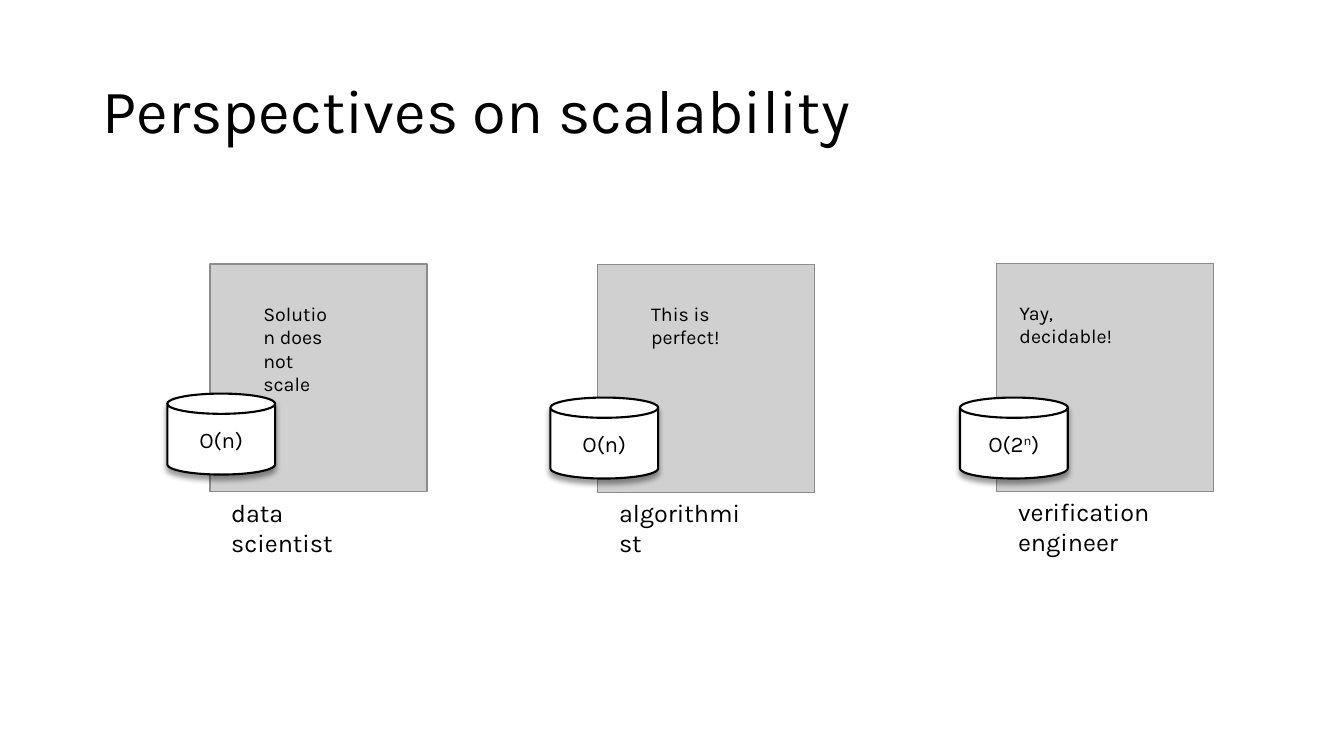
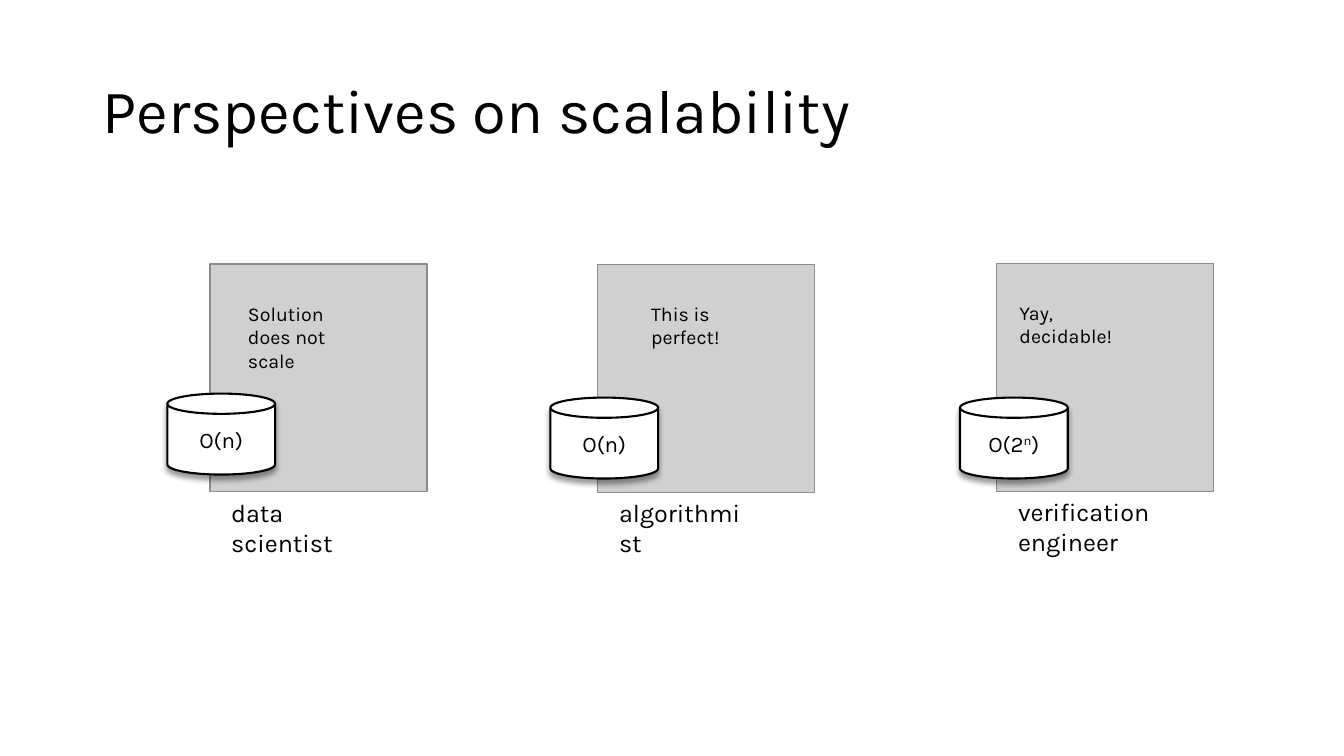
Before and after one commit to sayanmitracode/cpsbooksite, a slide deck: slide 18 of Slides/2025/L2_AutomataReach.pptx (slide 16 before the commit). Drawn at 1344x756 pixels with LibreOffice and Linux fonts; fonts in the diff are those of the drawing; grey boxes stand for pictures. Boxes give left, top, right and bottom in pixels: in the first picture for what was removed or moved away, otherwise in the second. Text is boxed around its words. In the diff, an @@ line names an element or a change of style, - is before the commit and + after.

```diff
--- a/Slides/2025/L2_AutomataReach.pptx
+++ b/Slides/2025/L2_AutomataReach.pptx
@@ text "Solution does not scale" rewrapped from (263,330,323,397) to (248,307,325,368) @@
```
Also in this commit, not shown: 4 other slides changed, 2 slides added, 2 other files.
